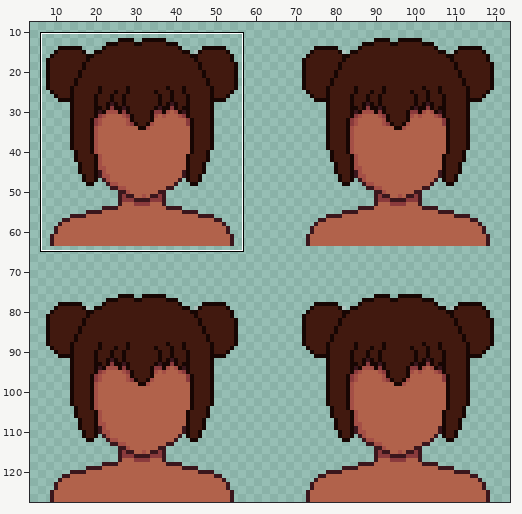
Sprite sheet, stored at Xiddav's Little Red School House - Antisocial Kids/assets/SEAT2/Portraits_Winter.png. The first picture is a wide view before the edit; the outline marks the close-up.
Close-up. Before the edit:
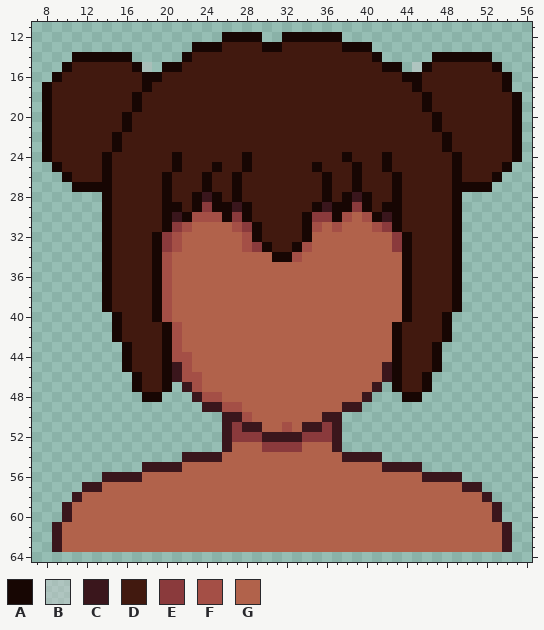
The file is 128x128 pixels. Colours within 5 levels of each other are drawn and written as one. Shown: x 7..56, y 11..64. The wide view leaves out empty margins. The commit also changed other parts of the picture, which this record leaves out.
Palette (. is transparent): A #170603  B #cfcfcf70  C #3a161c  D #41190f  E #8a3a3c  F #a44f46  G #b1624b
Pixels before (only the part around the change), first column x 7:
11 ..................................................
12 ...................AAAA..AAAAAA...................
13 ................AAADDDDAADDDDDDAAA................
14 ....AAAAAA.....ADDDDDDDDDDDDDDDDDDA.....AAAAAA....
15 ...ADDDDDDAB.AADDDDDDDDDDDDDDDDDDDDAA.BADDDDDDA...
16 ..ADDDDDDDDAADDDDDDDDDDDDDDDDDDDDDDDDAADDDDDDDDA..
17 .ADDDDDDDDDADDDDDDDDDDDDDDDDDDDDDDDDDDADDDDDDDDA..
18 .ADDDDDDDDADDDDDDDDDDDDDDDDDDDDDDDDDDDDADDDDDDDDA.
19 .ADDDDDDDDADDDDDDDDDDDDDDDDDDDDDDDDDDDDADDDDDDDDA.
20 .ADDDDDDDADDDDDDDDDDDDDDDDDDDDDDDDDDDDDDADDDDDDDA.
21 .ADDDDDDDADDDDDDDDDDDDDDDDDDDDDDDDDDDDDDADDDDDDDA.
22 .ADDDDDDADDDDDDDDDDDDDDDDDDDDDDDDDDDDDDDDADDDDDDA.
23 .ADDDDDDADDDDDDDDDDDDDDDDDDDDDDDDDDDDDDDDADDDDDDA.
24 .ADDDDDADDDDDDADDDDDDADDDDDDDDDADDDADDDDDDADDDDDA.
25 ..ADDDDADDDDDDADDDADDADDDDDDADDDADDADDDDDDADDDDA..
26 ...ADDDADDDDDADDDADDADDDDDDDDADDADDDADDDDDADDDA...
27 ....AAAADDDDDADDDADDADDDDDDDDADDADDDADDDDDAAAA....
28 .......ADDDDDADDACADADDDDDDDDADACADDADDDDDA.......
29 .......ADDDDDAADAEAACADDDDDDACAAEADAADDDDDA.......
30 .......ADDDDDACAFFFAEADDDDDAEEAFGFACADDDDDA.......
31 .......ADDDDDAEFGGGGFEADDDDAFGFGGGFEADDDDDA.......
32 .......ADDDDAEFGGGGGGFADDDDAGGGGGGGGEADDDDA.......
33 .......ADDDDAEFGGGGGGFEADDAFGGGGGGGGEADDDDA.......
34 .......ADDDDAFGGGGGGGGGGAAFGGGGGGGGGGADDDDA.......
35 .......ADDDDAFGGGGGGGGGGGGGGGGGGGGGGGADDDDA.......
36 .......ADDDDAFGGGGGGGGGGGGGGGGGGGGGGGADDDDA.......
37 .......ADDDDAFGGGGGGGGGGGGGGGGGGGGGGGADDDDA.......
38 .......ADDDDAFGGGGGGGGGGGGGGGGGGGGGGGADDDDA.......
39 .......ADDDDAFGGGGGGGGGGGGGGGGGGGGGGGADDDDA.......
40 ........ADDDAFGGGGGGGGGGGGGGGGGGGGGGGADDDA........
41 ........ADDDDAFGGGGGGGGGGGGGGGGGGGGGADDDDA........
42 ........ADDDDAFGGGGGGGGGGGGGGGGGGGGGADDDDA........
43 .........ADDDAFGGGGGGGGGGGGGGGGGGGGGADDDA.........
44 .........ADDDAFFGGGGGGGGGGGGGGGGGGGGADDDA.........
45 .........ADDDACFGGGGGGGGGGGGGGGGGGGCADDDA.........
46 ..........ADDACFFGGGGGGGGGGGGGGGGGGCADDA..........
47 ..........ADDA.CFGGGGGGGGGGGGGGGGGC.ADDA..........
48 ...........AA...CFFGGGGGGGGGGGGGGC...AA...........
49 .................CCFFGGGGGGGGGGCC.................
50 ...................CCFGGGGGGGCC...................
51 ...................CECCGGFGCCEC...................
52 ...................CEEECCCCEEEC...................
53 ...................CGGGEEEEGGGC...................
54 ...............CCCCGGGGGGGGGGGGCCCC...............
55 ...........CCCCGGGGGGGGGGGGGGGGGGGGCCCC...........
56 .......CCCCGGGGGGGGGGGGGGGGGGGGGGGGGGGGCCCC.......
57 .....CCGGGGGGGGGGGGGGGGGGGGGGGGGGGGGGGGGGGGCC.....
58 ....CGGGGGGGGGGGGGGGGGGGGGGGGGGGGGGGGGGGGGGGGC....
59 ...CGGGGGGGGGGGGGGGGGGGGGGGGGGGGGGGGGGGGGGGGGGC...
60 ...CGGGGGGGGGGGGGGGGGGGGGGGGGGGGGGGGGGGGGGGGGGC...
61 ..CGGGGGGGGGGGGGGGGGGGGGGGGGGGGGGGGGGGGGGGGGGGGC..
62 ..CGGGGGGGGGGGGGGGGGGGGGGGGGGGGGGGGGGGGGGGGGGGGC..
63 ..CGGGGGGGGGGGGGGGGGGGGGGGGGGGGGGGGGGGGGGGGGGGGC..
64 ..................................................
The result:
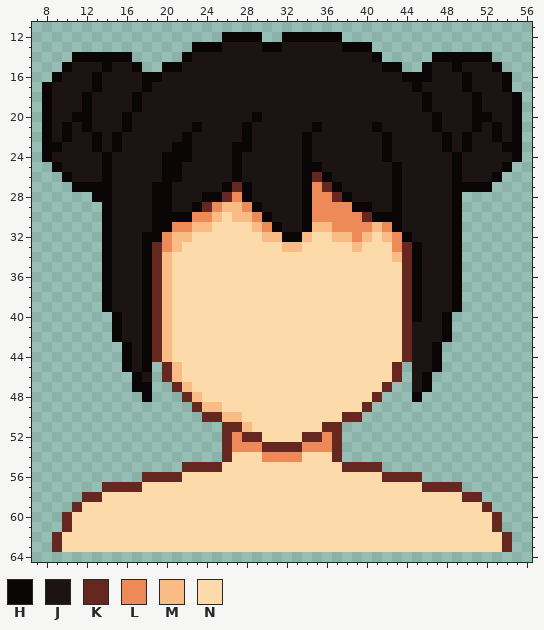
Colours new in this view: H #090605  J #1b1412  K #652720  L #ed8a58  M #f9bc84  N #fddaaa
Change:
Changed rows in their new state; - is an unchanged pixel.
first column x 8:
12 ------------------HHHH--HHHHHH------------------
13 ---------------HHHJJJJHHJJJJJJHHH---------------
14 ---HHHHHH-----HJJJJJJJJJJJJJJJJJJH-----HHHHHH---
15 --HJJJHJJH.-HHJJJJJJJJJJJJJJJJJJJJHH-.HJJHJJJH--
16 -HJJJHJJJJHHJJJJJJJJJJJJJJJJJJJJJJJJHHHJJJHJJJH-
17 HJJJJHJJJJHJJJJJJJJJJJJJJJJJJJJJJJJJJHJJJJHJJJH-
18 HJJJHJJJJHJJJJJJJJJJJJJJJJJJJJJJJJJJJJHJJJJHJJJH
19 HJJJHJJJJHJJJJJJJJJJJJJJJJJJJJJJJJJJJJHJJJJHJJJH
20 HJJHHJJJHJJJJJJJJJJJJHJJJJJJJJJJJJJJJJJHJJJHHJJH
21 HJHJHJJJHJJJJJJHJJJJHJJJJJJHJJJJJHJJJJJHJJJHJHJH
22 HJHJJHJHJJJJJJHJJJJJHJJJJJHJJJJJJJHJJJJJHJHJJHJH
23 HHJJJHJHJJJJJHHJJJJHHJJJJJHJJJJJJJHJJJJJHJHJJJHH
24 HJJJJJHJJJJJHHHJJJJHJJJJJJHJJJJJJJHJJJJJJHJJJJJH
25 -HJJJJHJJJJJHHJJJJJHJJJJJJHHJJJJJJJHJJJJJHJJJJH-
26 --HJJJHJJJJJHHJJJJJHJJJJJJHKHJJJJJJHJJJJJHJJJH--
27 ---HHHHJJJJHHJJJJJHKHJJJJJHLKHJJJJJHJJJJJHHHH---
28 -----HHJJJJHHJJJHHKLHJJJJJHLLKHJJJJHJJJJJH------
29 ------HJJJJHHJJHKLMMLHJJJJHLLLLHHJJHJJJJJH------
30 ------HJJJJHHHHLLMNMMLHJJJHLLLLLKHHHJJJJJH------
31 ------HJJJJHHLLMMNNNNMLHJJHMMLLLLMLHJJJJJH------
32 ------HJJJHHLMMNNNNNNNMMHHMNNMMLMNMLHJJJJH------
33 ------HJJJHKLMNNNNNNNNNNMMNNNNNMNNNLKHJJJH------
34 ------HJJJHKMNNNNNNNNNNNNNNNNNNNNNNMKHJJJH------
35 ------HJJJHKMNNNNNNNNNNNNNNNNNNNNNNNKHJJJH------
36 ------HJJJHKMNNNNNNNNNNNNNNNNNNNNNNNKHJJJH------
37 ------HJJJHKMNNNNNNNNNNNNNNNNNNNNNNNKHJJJH------
38 ------HJJJHKMNNNNNNNNNNNNNNNNNNNNNNNKHJJJH------
39 ------HJJJHKMNNNNNNNNNNNNNNNNNNNNNNNKHJJJH------
40 -------HJJHKMNNNNNNNNNNNNNNNNNNNNNNNKHJJH-------
41 -------HJJHKMNNNNNNNNNNNNNNNNNNNNNNNKJJJH-------
42 -------HJJHKMNNNNNNNNNNNNNNNNNNNNNNNKJJJH-------
43 --------HJHKMNNNNNNNNNNNNNNNNNNNNNNNKJJH--------
44 --------HJHKMNNNNNNNNNNNNNNNNNNNNNNNKJJH--------
45 --------HJH.KMNNNNNNNNNNNNNNNNNNNNNK.JJH--------
46 ---------HJ.KMNNNNNNNNNNNNNNNNNNNNNK.JH---------
47 ---------HH..KMNNNNNNNNNNNNNNNNNNNK..JH---------
48 ----------H.--KMNNNNNNNNNNNNNNNNNK--.H----------
49 ---------------KMMNNNNNNNNNNNNNNK---------------
50 ----------------KKMMNNNNNNNNNNKK----------------
51 ------------------KKMNNNNNNNKK------------------
52 ------------------KLKKNNNNKKLK------------------
53 ------------------KLLLKKKKLLLK------------------
54 --------------....KNNNLLLLNNNK....--------------
55 ----------....KKKKNNNNNNNNNNNNKKKK....----------
56 ------....KKKKNNNNNNNNNNNNNNNNNNNNKKKK....------
57 ----..KKKKNNNNNNNNNNNNNNNNNNNNNNNNNNNNKKKK..----
58 ---.KKNNNNNNNNNNNNNNNNNNNNNNNNNNNNNNNNNNNNKK.---
59 --.KNNNNNNNNNNNNNNNNNNNNNNNNNNNNNNNNNNNNNNNNK.--
60 --KNNNNNNNNNNNNNNNNNNNNNNNNNNNNNNNNNNNNNNNNNNK--
61 -.KNNNNNNNNNNNNNNNNNNNNNNNNNNNNNNNNNNNNNNNNNNK.-
62 -KNNNNNNNNNNNNNNNNNNNNNNNNNNNNNNNNNNNNNNNNNNNNK-
63 -KNNNNNNNNNNNNNNNNNNNNNNNNNNNNNNNNNNNNNNNNNNNNK-
Where, in picture pixels (left, top, right, bottom), the same in both close-ups:
changed: (42, 32, 522, 552)
